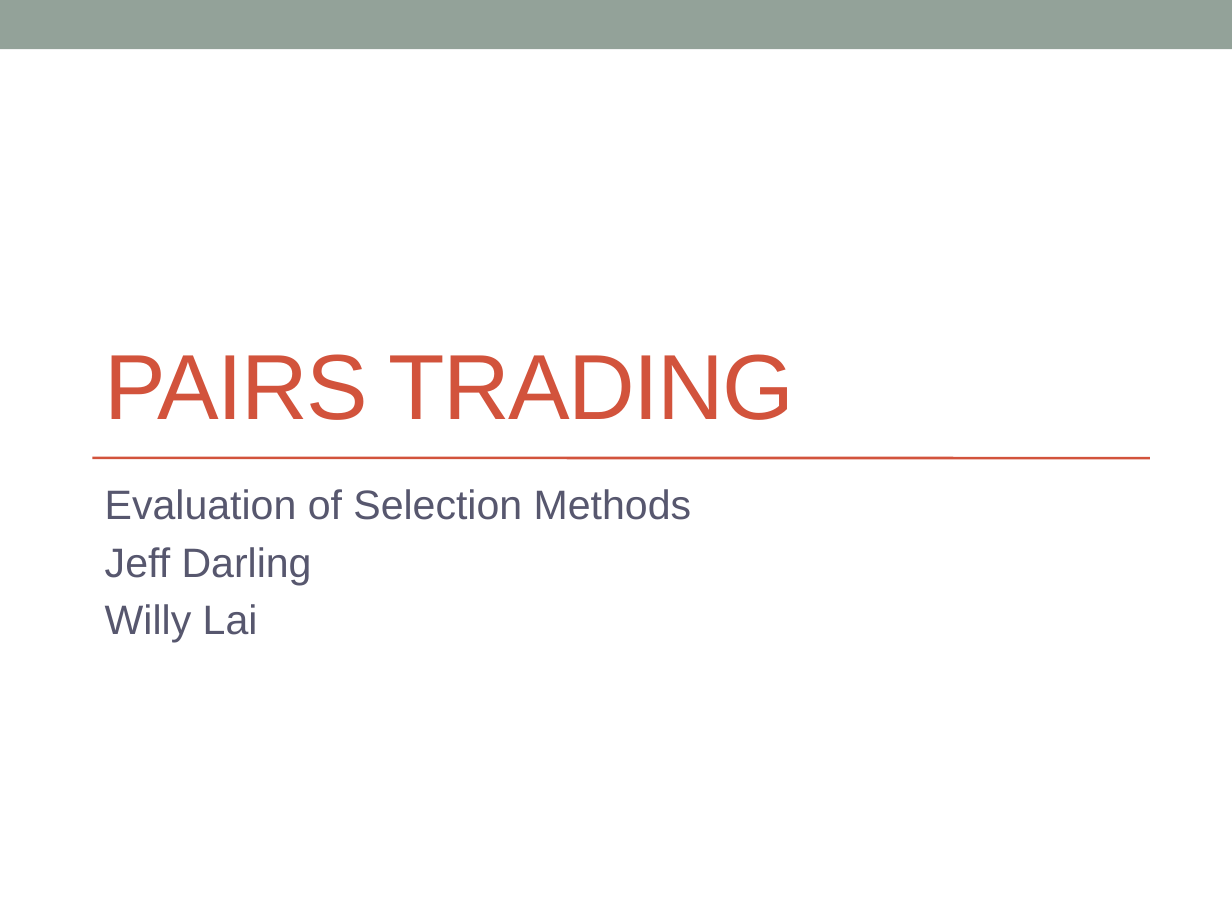
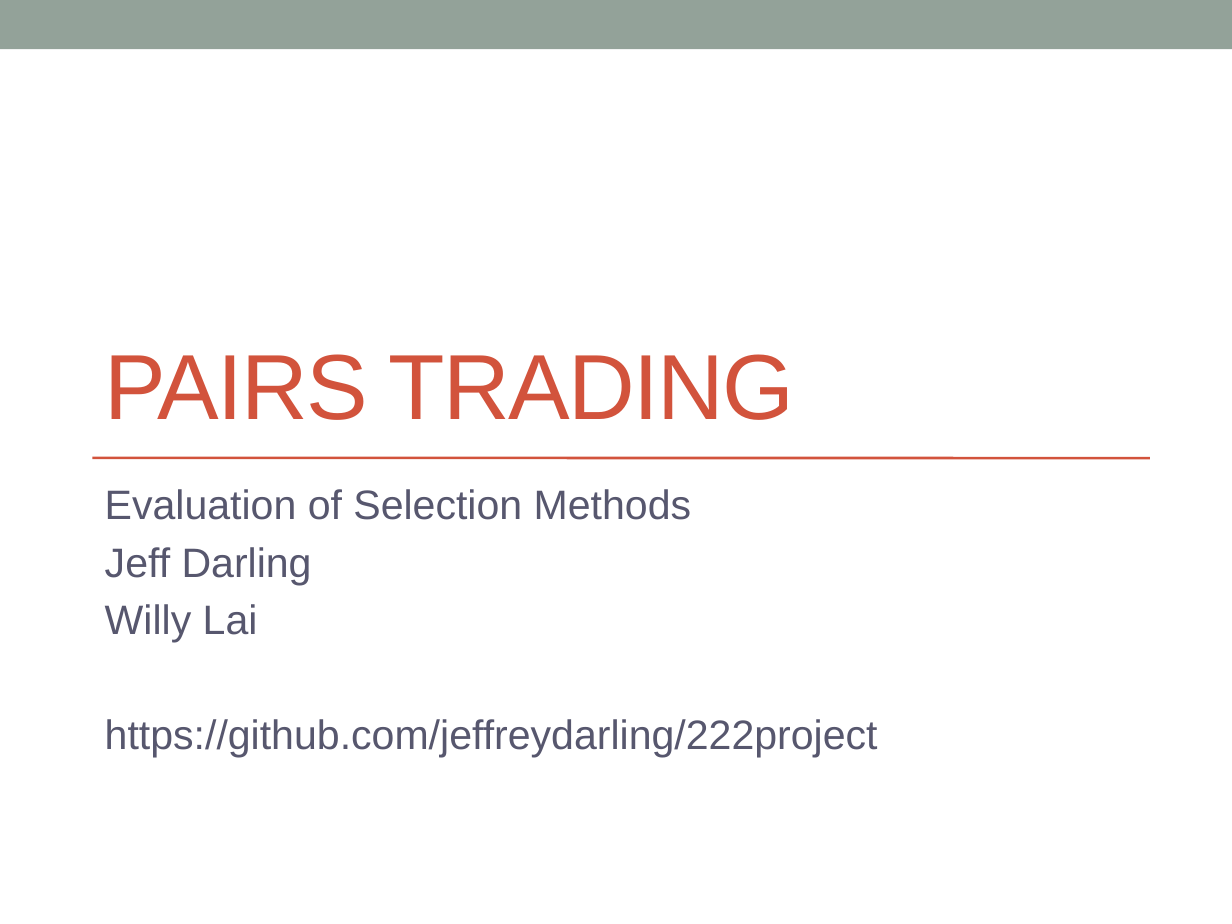
Before and after one commit to jeffreydarling/222project, a slide deck: slide 1 of PairsTradeSlides.pptx. Drawn at 1232x924 pixels with LibreOffice and Linux fonts; fonts in the diff are those of the drawing. Boxes give left, top, right and bottom in pixels: in the first picture for what was removed or moved away, otherwise in the second. Text is boxed around its words. In the diff, an @@ line names an element or a change of style, - is before the commit and + after.

Commit message:
Uploading final version of 3/17 presentation to github

```diff
--- a/PairsTradeSlides.pptx
+++ b/PairsTradeSlides.pptx
@@ subtitle at (105,719,878,757): paragraph added @@
+https://github.com/jeffreydarling/222project
```
Also in this commit, not shown: 1 other slide changed.
